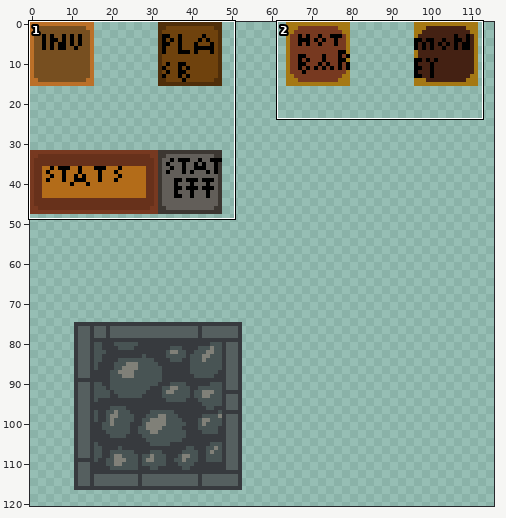
A pixel-art file gets an edit: assets/inv_boxes.aseprite. The picture above shows the old version from afar; the outline marks the close-up.
Close-up. As it was:
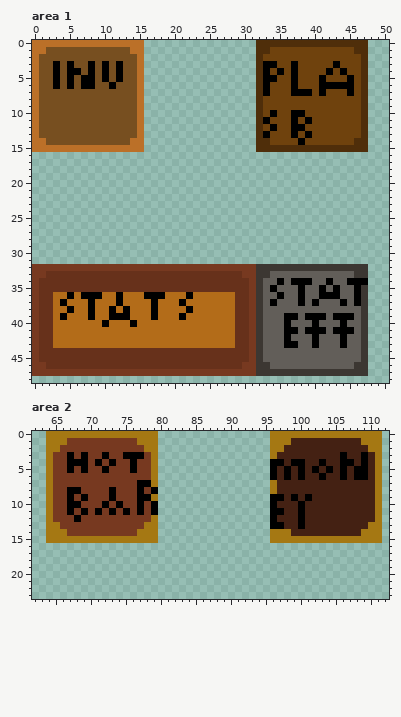
200x200 pixels, 1 frame. Shown: area 1: x 0..50, y 0..48; area 2: x 62..112, y 0..23. The wide view leaves out empty margins.
And afterwards:
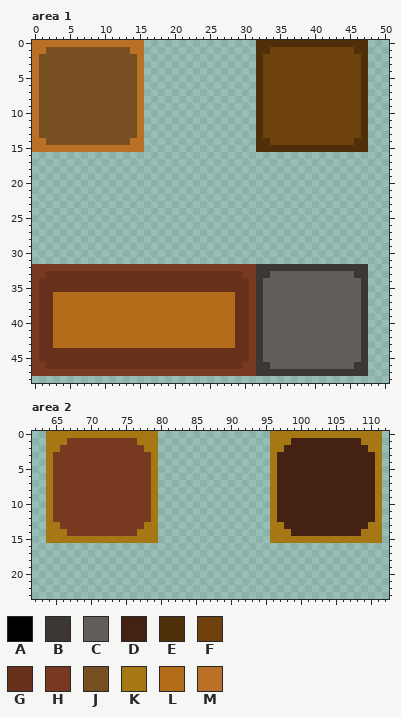
Palette (. is transparent): A #000000  B #3c3732  C #625e59  D #442113  E #4f2e0a  F #6f420d  G #67311b  H #773920  J #774f20  K #a57813  L #b36c19  M #bb7028
From old to new:
layer "Layer 2" now hidden
--- area 1
@@ x 0..50 @@
  2 MJJJJJJJJJJJJJJM................EFFFFFFFFFFFFFFE...
- 3 MJJAJAJJAJAJAJJM................EAAFFAFFFFFAFFFE...
- 4 MJJAJAAJAJAJAJJM................EAFAFAFFFFAFAFFE...
- 5 MJJAJAJAAJAJAJJM................EAAFFAFFFAFFFAFE...
- 6 MJJAJAJAAJJAJJJM................EAFFFAFFFAAAAAFE...
- 7 MJJJJJJJJJJJJJJM................EAFFFAAAFAFFFAFE...
+ 3 MJJJJJJJJJJJJJJM................EFFFFFFFFFFFFFFE...
+ 4 MJJJJJJJJJJJJJJM................EFFFFFFFFFFFFFFE...
+ 5 MJJJJJJJJJJJJJJM................EFFFFFFFFFFFFFFE...
+ 6 MJJJJJJJJJJJJJJM................EFFFFFFFFFFFFFFE...
+ 7 MJJJJJJJJJJJJJJM................EFFFFFFFFFFFFFFE...
  8 MJJJJJJJJJJJJJJM................EFFFFFFFFFFFFFFE...
  9 MJJJJJJJJJJJJJJM................EFFFFFFFFFFFFFFE...
-10 MJJJJJJJJJJJJJJM................EFAFFAAFFFFFFFFE...
-11 MJJJJJJJJJJJJJJM................EAFFFAFAFFFFFFFE...
-12 MJJJJJJJJJJJJJJM................EFAFFAAFFFFFFFFE...
-13 MJJJJJJJJJJJJJJM................EAFFFAFAFFFFFFFE...
-14 MMJJJJJJJJJJJJMM................EEFFFFAFFFFFFFEE...
+10 MJJJJJJJJJJJJJJM................EFFFFFFFFFFFFFFE...
+11 MJJJJJJJJJJJJJJM................EFFFFFFFFFFFFFFE...
+12 MJJJJJJJJJJJJJJM................EFFFFFFFFFFFFFFE...
+13 MJJJJJJJJJJJJJJM................EFFFFFFFFFFFFFFE...
+14 MMJJJJJJJJJJJJMM................EEFFFFFFFFFFFFEE...
 15 MMMMMMMMMMMMMMMM................EEEEEEEEEEEEEEEE...
@@ x 0..50 @@
 33 HHGGGGGGGGGGGGGGGGGGGGGGGGGGGGHHBBCCCCCCCCCCCCBB...
-34 HGGGGGGGGGGGGGGGGGGGGGGGGGGGGGGHBCCACAAACCACCAAA...
-35 HGGGGGGGGGGGGGGGGGGGGGGGGGGGGGGHBCACCCACCACACCAB...
-36 HGGLLALAAALLALLLAAALLLALLLLLLGGHBCCACCACCAAACCAB...
-37 HGGLALLLALLLALLLLALLLALLLLLLLGGHBCACCCACACCCACAB...
-38 HGGLLALLALLALALLLALLLLALLLLLLGGHBCCCCCCCCCCCCCCB...
-39 HGGLALLLALLAAALLLALLLALLLLLLLGGHBCCCAACAAACAAACB...
-40 HGGLLLLLLLALLLALLLLLLLLLLLLLLGGHBCCCACCCACCCACCB...
-41 HGGLLLLLLLLLLLLLLLLLLLLLLLLLLGGHBCCCAACAAACAAACB...
-42 HGGLLLLLLLLLLLLLLLLLLLLLLLLLLGGHBCCCACCCACCCACCB...
-43 HGGLLLLLLLLLLLLLLLLLLLLLLLLLLGGHBCCCAACCACCCACCB...
+34 HGGGGGGGGGGGGGGGGGGGGGGGGGGGGGGHBCCCCCCCCCCCCCCB...
+35 HGGGGGGGGGGGGGGGGGGGGGGGGGGGGGGHBCCCCCCCCCCCCCCB...
+36 HGGLLLLLLLLLLLLLLLLLLLLLLLLLLGGHBCCCCCCCCCCCCCCB...
+37 HGGLLLLLLLLLLLLLLLLLLLLLLLLLLGGHBCCCCCCCCCCCCCCB...
+38 HGGLLLLLLLLLLLLLLLLLLLLLLLLLLGGHBCCCCCCCCCCCCCCB...
+39 HGGLLLLLLLLLLLLLLLLLLLLLLLLLLGGHBCCCCCCCCCCCCCCB...
+40 HGGLLLLLLLLLLLLLLLLLLLLLLLLLLGGHBCCCCCCCCCCCCCCB...
+41 HGGLLLLLLLLLLLLLLLLLLLLLLLLLLGGHBCCCCCCCCCCCCCCB...
+42 HGGLLLLLLLLLLLLLLLLLLLLLLLLLLGGHBCCCCCCCCCCCCCCB...
+43 HGGLLLLLLLLLLLLLLLLLLLLLLLLLLGGHBCCCCCCCCCCCCCCB...
 44 HGGGGGGGGGGGGGGGGGGGGGGGGGGGGGGHBCCCCCCCCCCCCCCB...
--- area 2
@@ x 62..112 @@
  2 ..KKHHHHHHHHHHHHKK................KKDDDDDDDDDDDDKK.
- 3 ..KHHAHAHHAHHAAAHK................KDDDDDDDDDADDADK.
- 4 ..KHHAAAHAHAHHAHHK................AADAADDADDAADADK.
- 5 ..KHHAHAHHAHHHAHHK................ADADADADADADAADK.
- 6 ..KHHHHHHHHHHHHHHK................ADADADDADDADAADK.
- 7 ..KHHHHHHHHHHHHAAK................KDDDDDDDDDDDDDDK.
- 8 ..KHHAAHHHHAHHHAHA................KDDDDDDDDDDDDDDK.
- 9 ..KHHAHAHHHAHHHAAK................AADADADDDDDDDDDK.
-10 ..KHHAAHHHAHAHHAHA................ADDDADDDDDDDDDDK.
-11 ..KHHAHAHAHAHAHAHA................AADDADDDDDDDDDDK.
-12 ..KHHHAHHHHHHHHHHK................ADDDADDDDDDDDDDK.
-13 ..KKHHHHHHHHHHHHKK................AADDADDDDDDDDDKK.
+ 3 ..KHHHHHHHHHHHHHHK................KDDDDDDDDDDDDDDK.
+ 4 ..KHHHHHHHHHHHHHHK................KDDDDDDDDDDDDDDK.
+ 5 ..KHHHHHHHHHHHHHHK................KDDDDDDDDDDDDDDK.
+ 6 ..KHHHHHHHHHHHHHHK................KDDDDDDDDDDDDDDK.
+ 7 ..KHHHHHHHHHHHHHHK................KDDDDDDDDDDDDDDK.
+ 8 ..KHHHHHHHHHHHHHHK................KDDDDDDDDDDDDDDK.
+ 9 ..KHHHHHHHHHHHHHHK................KDDDDDDDDDDDDDDK.
+10 ..KHHHHHHHHHHHHHHK................KDDDDDDDDDDDDDDK.
+11 ..KHHHHHHHHHHHHHHK................KDDDDDDDDDDDDDDK.
+12 ..KHHHHHHHHHHHHHHK................KDDDDDDDDDDDDDDK.
+13 ..KKHHHHHHHHHHHHKK................KKDDDDDDDDDDDDKK.
 14 ..KKKHHHHHHHHHHKKK................KKKDDDDDDDDDDKKK.
Pixel boxes of the changes (left, top, right, bottom) in both close-ups:
changed: (53, 61, 123, 89)
changed: (263, 61, 354, 145)
changed: (270, 278, 368, 348)
changed: (60, 292, 193, 327)
changed: (67, 452, 158, 522)
changed: (270, 452, 368, 529)
